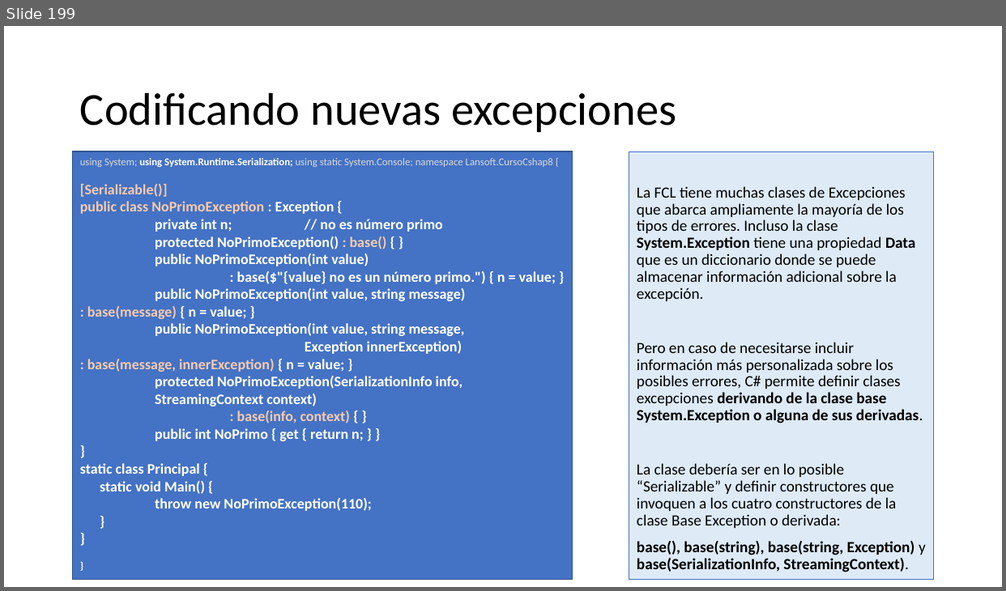
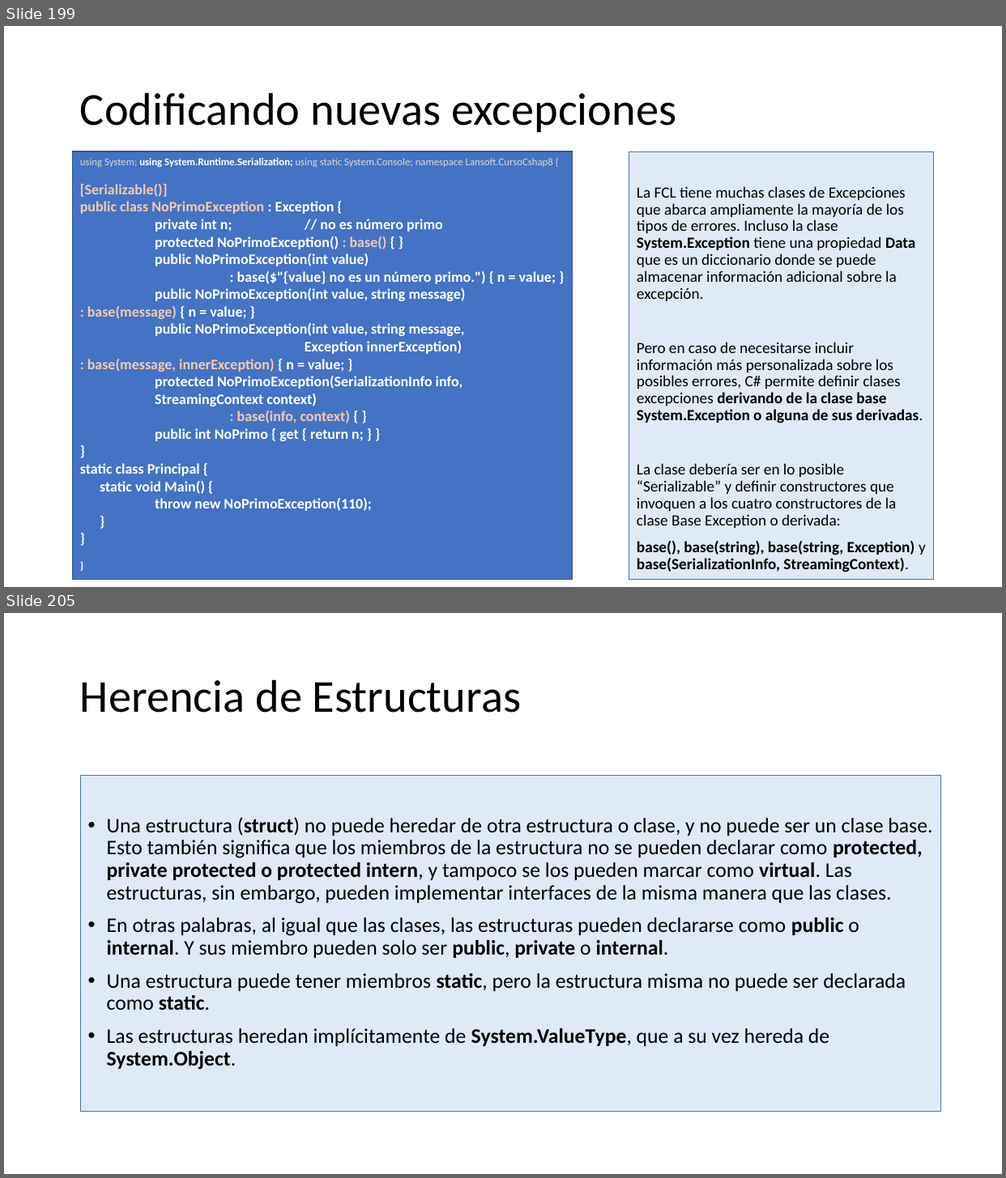
Before and after one commit to AlbertOsinaga/CursoCSharp__8, a slide deck: CSharpQuickReferencia.pptx. Shown one above the other, each under a label of ours: slide 199 before the commit, slides 199 and 205 after it; the slides between them are not shown. The pictures are 1006x591 and 1006x1178 pixels, drawn with LibreOffice and Linux fonts; fonts in the diff are those of the drawing. Boxes give left, top, right and bottom in pixels: in the first picture for what was removed or moved away, otherwise in the second. Text is boxed around its words. In the diff, an @@ line names an element or a change of style, - is before the commit and + after.

```diff
--- a/CSharpQuickReferencia.pptx
+++ b/CSharpQuickReferencia.pptx
@@ slide 205 added at <box>4,613,1002,1174</box>, background #FFFFFF @@
@@ title added at <box>80,679,521,713</box>, 44 pt, text #000000 @@
+Herencia de Estructuras
@@ text added at <box>80,776,941,1112</box>, fill #DEEBF7, outline #4472C4 0.75 pt, 20 pt, text #000000 @@
+• Una estructura (struct) no puede heredar de otra estructura o clase, y no puede ser un clase base. Esto también significa que los miembros de la estructura no se pueden declarar como protected, private protected o protected intern, y tampoco se los pueden marcar como virtual. Las estructuras, sin embargo, pueden implementar interfaces de la misma manera que las clases.
+• En otras palabras, al igual que las clases, las estructuras pueden declararse como public o internal. Y sus miembro pueden solo ser public, private o internal.
+• Una estructura puede tener miembros static, pero la estructura misma no puede ser declarada como static.
+• Las estructuras heredan implícitamente de System.ValueType, que a su vez hereda de System.Object.
```
Also in this commit, not shown: 1 slide changed, 9 other slides added, 1 other file.
